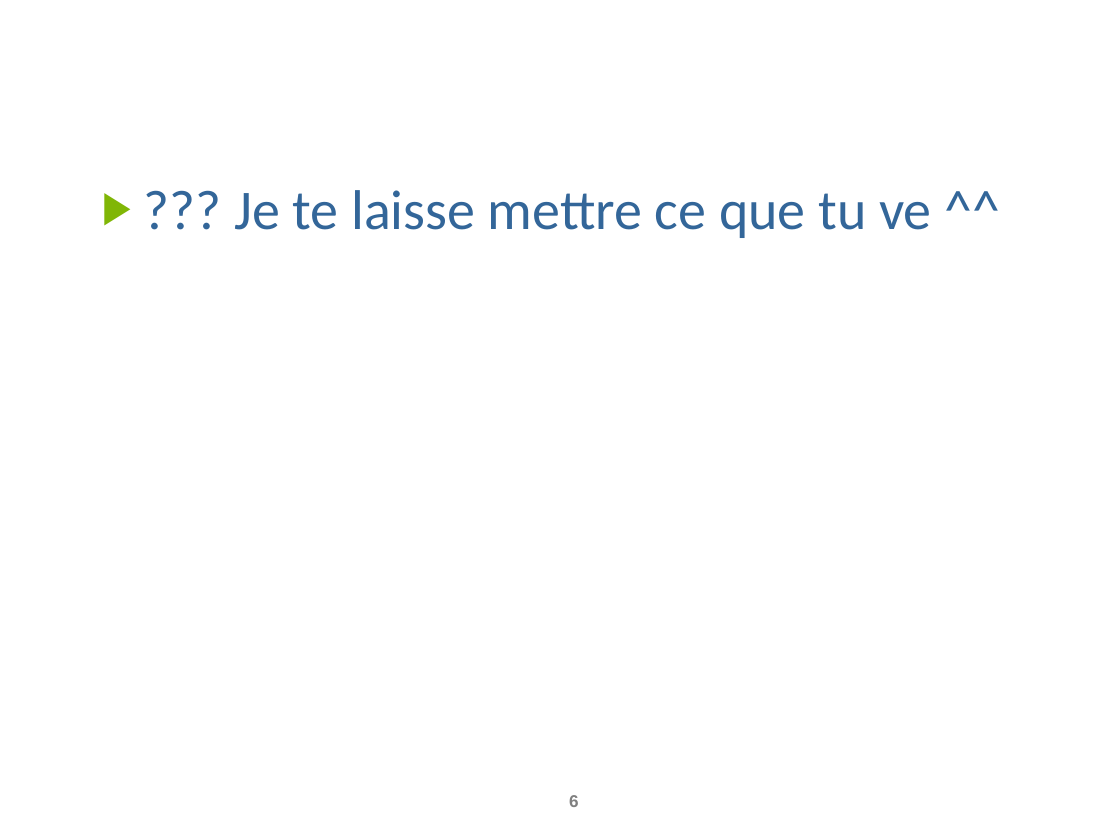
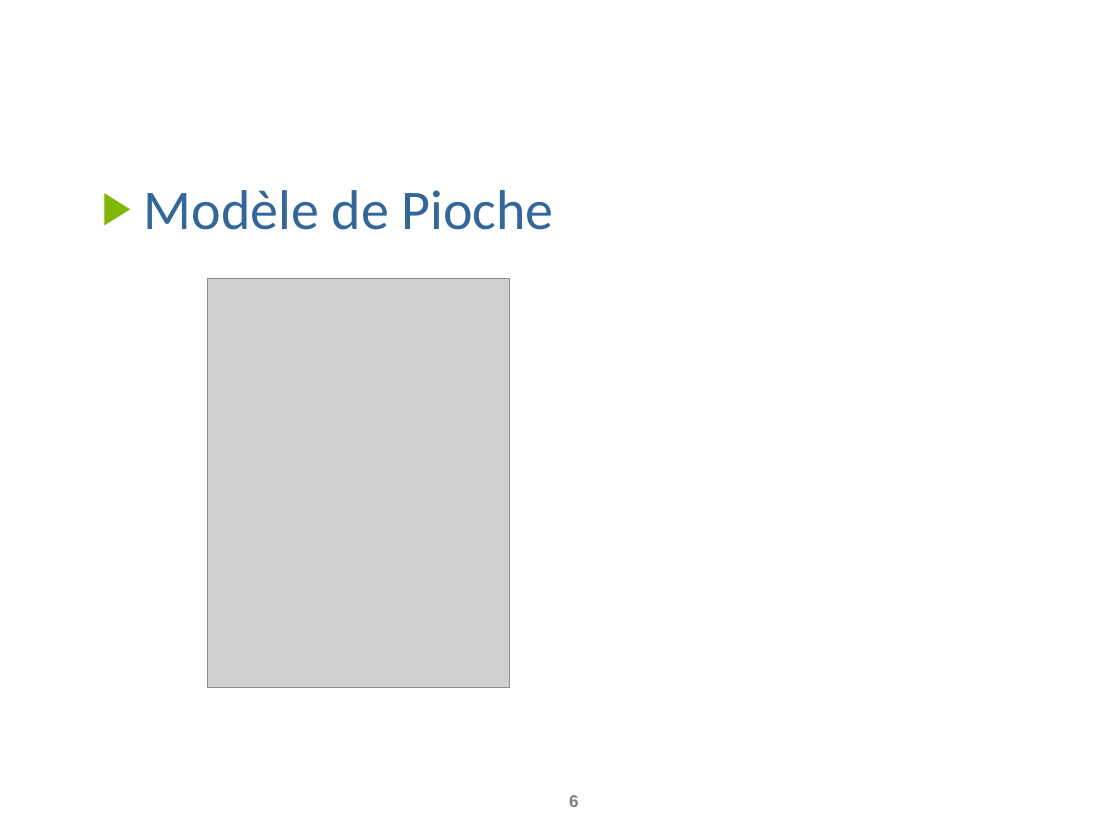
Before and after one commit to thibaulthavard/BlockBuster, a slide deck: slide 6 of Presentation.pptx. Drawn at 1120x840 pixels with LibreOffice and Linux fonts; fonts in the diff are those of the drawing; grey boxes stand for pictures; background and template pictures are left out. Boxes give left, top, right and bottom in pixels: in the first picture for what was removed or moved away, otherwise in the second. Text is boxed around its words. In the diff, an @@ line names an element or a change of style, - is before the commit and + after.

```diff
--- a/Presentation.pptx
+++ b/Presentation.pptx
@@ text at (144,190,554,230): text changed @@
-▶ ??? Je te laisse mettre ce que tu ve ^^
+▶ Modèle de Pioche
@@ picture added at (207,279,510,688) @@
```
Also in this commit, not shown: 2 other slides changed, 4 slides added, 1 other file.
